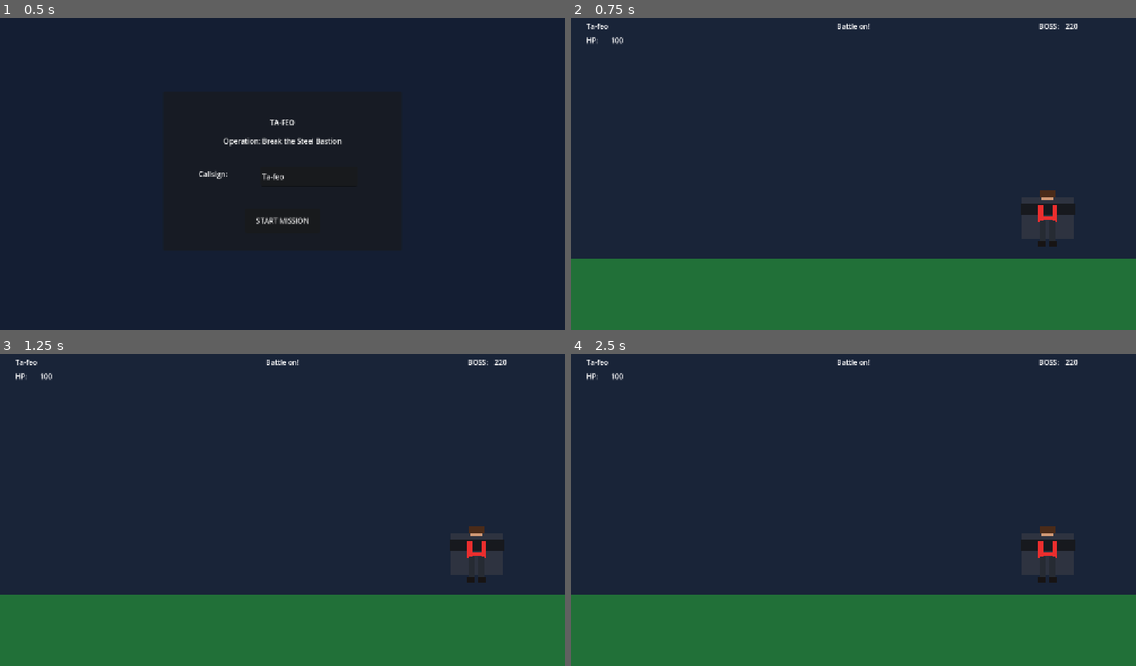
Above: before the commit, frames 1-4 (two rows, left to right).
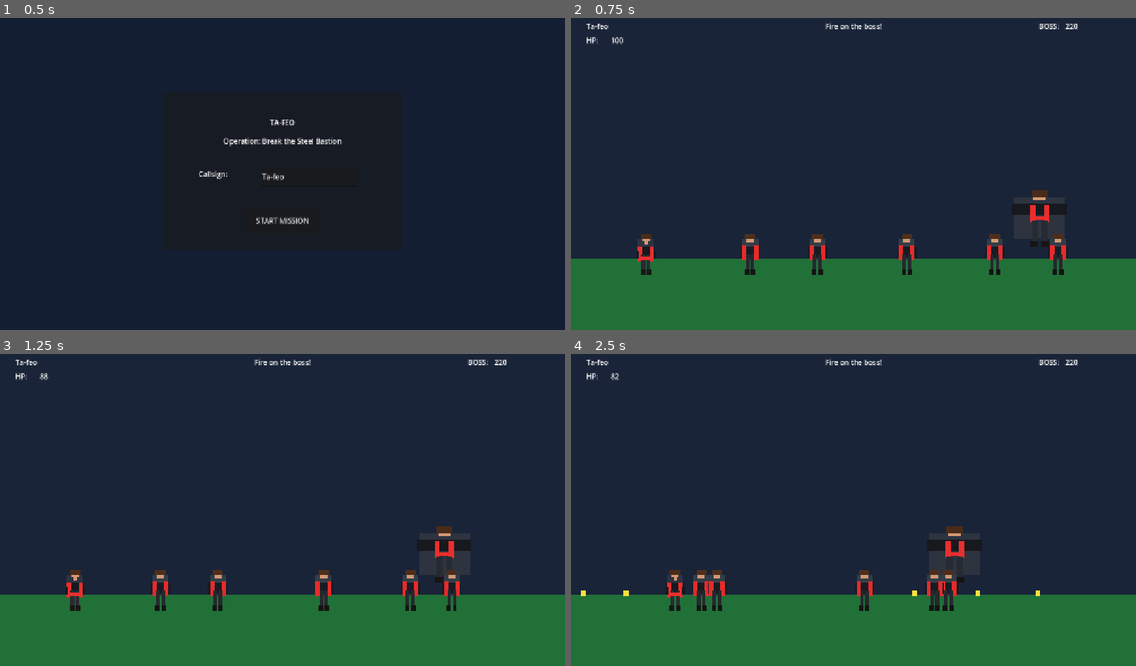
Above: after the commit, the same moments.

Repository: Boneashoflothric/Ta-feo
Game: Godot game, scene res://scenes/MainMenu.tscn
Same seed, same stepped clock (60 frames per second), same inputs: the game is played once before the commit and once after it.
Inputs:
- Up to frame 1 (0.5 s): no input
- Up to frame 2 (0.75 s): click "START MISSION" at 0.5 s
- Up to frame 3 (1.25 s): no input
- Up to frame 4 (2.5 s): tap Enter (ui_accept) at 1.25, 1.52, 1.55, 1.82, 2.1, 2.27 s; hold Right (ui_right) 1.28-2.03 s; tap Space (shoot) at 1.35, 2.3 s; hold Left (ui_left) from 2.03 s (still down)

Frame 1 is identical in both runs. In frame 2, 2.0% of the frame differs, in the area x 11-90%, y 1-83%; in frame 3, 2.4%; in frame 4, 2.7%, in the area x 1-90%, y 1-83%.
Error before the commit: Parse Error: Cannot infer the type of "in_front" variable because the value doesn't have a set type. (res://scripts/Player.gd:61)

Commit message:
Upgrade the Ta-feo demo with a functional main menu, projectiles, boss battle, and custom character artwork.

Diff:
--- /dev/null
+++ b/scenes/Bullet.tscn
@@ -0,0 +1,13 @@
+[gd_scene load_steps=1 format=3]
+
+[ext_resource type="Script" path="res://scripts/Bullet.gd" id="1_7j6g7"]
+
+[node name="Bullet" type="Area2D"]
+script = ExtResource("1_7j6g7")
+
+[node name="Sprite" type="ColorRect" parent="."]
+offset_left = -6.0
+offset_top = -6.0
+offset_right = 6.0
+offset_bottom = 6.0
+color = Color(0.98, 0.88, 0.23, 1)
--- /dev/null
+++ b/scripts/Bullet.gd
@@ -0,0 +1,22 @@
+extends Area2D
+
+var speed := 700.0
+var direction := Vector2.RIGHT
+var damage := 12
+
+func _ready() -> void:
+    body_entered.connect(_on_body_entered)
+    monitoring = true
+    monitorable = true
+
+func _process(delta: float) -> void:
+    position += direction * speed * delta
+    if abs(position.x) > 2000 or abs(position.y) > 2000:
+        queue_free()
+
+func _on_body_entered(body: Node2D) -> void:
+    if body.is_in_group("player") and body.has_method("take_damage"):
+        body.take_damage(damage)
+    if body.is_in_group("enemies") or body.is_in_group("boss"):
+        return
+    queue_free()
--- a/scripts/Enemy.gd
+++ b/scripts/Enemy.gd
@@ -101,10 +101,9 @@
     var shoes := Color(0.08, 0.08, 0.08)
 
     draw_rect(Rect2(-18, -46, 36, 48), jacket)
-    draw_rect(Rect2(-22, -28, 44, 22), jacket_dark)
+    draw_rect(Rect2(-22, -28, 44, 24), jacket_dark)
     draw_rect(Rect2(-8, -54, 16, 14), skin)
     draw_rect(Rect2(-12, -56, 24, 10), hair)
-    draw_rect(Rect2(-10, -67, 20, 12), hair)
     draw_rect(Rect2(-18, -32, 10, 34), red)
     draw_rect(Rect2(8, -32, 10, 34), red)
     draw_rect(Rect2(-10, -10, 8, 34), pants)
--- a/scripts/Game.gd
+++ b/scripts/Game.gd
@@ -30,23 +30,28 @@
     boss.boss_defeated.connect(_on_boss_defeated)
 
 func _process(_delta: float) -> void:
-    if not is_instance_valid(player):
-        return
+    if is_instance_valid(player):
+        health_value.text = str(max(0, player.health))
+    else:
+        health_value.text = "0"
 
-    health_value.text = str(max(0, player.health))
     if is_instance_valid(boss):
         boss_value.text = str(max(0, boss.health))
     else:
         boss_value.text = "DEFEATED"
 
-    if player.health <= 0:
+    if player != null and is_instance_valid(player) and player.health <= 0:
         status_label.text = "Mission failed."
     elif is_instance_valid(boss) and boss.health < boss.max_health * 0.5:
         status_label.text = "Boss enraged!"
     elif is_instance_valid(boss):
         status_label.text = "Fire on the boss!"
-    else:
+    elif not is_instance_valid(boss):
         status_label.text = "Victory!"
+
+    if Input.is_action_just_pressed("ui_accept"):
+        if not is_instance_valid(player) or player.health <= 0:
+            get_tree().reload_current_scene()
 
 func _spawn_enemy_wave() -> void:
     var enemy_scene: PackedScene = preload("res://scenes/Enemy.tscn")
--- a/scripts/MainMenu.gd
+++ b/scripts/MainMenu.gd
@@ -6,8 +6,9 @@
 func _ready() -> void:
     name_input.text = Global.player_name
     start_button.pressed.connect(_start_game)
+    name_input.text_submitted.connect(_start_game)
 
-func _start_game() -> void:
+func _start_game(_text: String = "") -> void:
     var chosen_name := name_input.text.strip_edges()
     if chosen_name == "":
         chosen_name = "Ta-feo"
--- a/scripts/Player.gd
+++ b/scripts/Player.gd
@@ -52,19 +52,12 @@
         return
     fire_timer = 0.18
 
-    var closest: Node = null
-    var closest_dist := INF
-    for enemy in get_tree().get_nodes_in_group("enemies"):
-        if enemy == null or not is_instance_valid(enemy):
-            continue
-        var dist := global_position.distance_to(enemy.global_position)
-        var in_front := (enemy.global_position.x - global_position.x) * facing > 0.0
-        var in_height_range := abs(enemy.global_position.y - global_position.y) < 100.0
-        if in_front and in_height_range and dist < 360.0 and dist < closest_dist:
-            closest = enemy
-            closest_dist = dist
-    if closest != null and closest.has_method("take_damage"):
-        closest.take_damage(3)
+    var bullet_scene: PackedScene = preload("res://scenes/Bullet.tscn")
+    var bullet = bullet_scene.instantiate()
+    bullet.position = global_position + Vector2(24 * facing, -4)
+    bullet.direction = Vector2(facing, 0)
+    bullet.damage = 10
+    get_parent().add_child(bullet)
 
 func take_damage(amount: int) -> void:
     if health <= 0:
@@ -89,17 +82,16 @@
     var shoes := Color(0.10, 0.09, 0.09)
 
     draw_rect(Rect2(-18, -46, 36, 48), jacket)
-    draw_rect(Rect2(-22, -28, 44, 26), jacket_dark)
-    draw_rect(Rect2(-8, -54, 16, 14), skin)
-    draw_rect(Rect2(-12, -56, 24, 10), hair)
-    draw_rect(Rect2(-10, -67, 20, 12), hair)
-    draw_rect(Rect2(-18, -32, 10, 36), red)
-    draw_rect(Rect2(8, -32, 10, 36), red)
+    draw_rect(Rect2(-20, -28, 40, 24), jacket_dark)
+    draw_rect(Rect2(-8, -56, 16, 14), skin)
+    draw_rect(Rect2(-12, -58, 24, 12), hair)
+    draw_rect(Rect2(-18, -30, 10, 34), red)
+    draw_rect(Rect2(8, -30, 10, 34), red)
     draw_rect(Rect2(-10, -10, 8, 34), pants)
     draw_rect(Rect2(2, -10, 8, 34), pants)
     draw_rect(Rect2(-12, 22, 10, 14), shoes)
     draw_rect(Rect2(2, 22, 10, 14), shoes)
-    draw_rect(Rect2(-18, -20, 6, 14), jacket_dark)
-    draw_rect(Rect2(12, -20, 6, 14), jacket_dark)
+    draw_rect(Rect2(-22, -18, 6, 16), jacket_dark)
+    draw_rect(Rect2(16, -18, 6, 16), jacket_dark)
     draw_rect(Rect2(-4, -46, 8, 12), skin)
-    draw_rect(Rect2(-12, -4, 24, 8), red)
+    draw_rect(Rect2(-12, -6, 24, 8), red)
